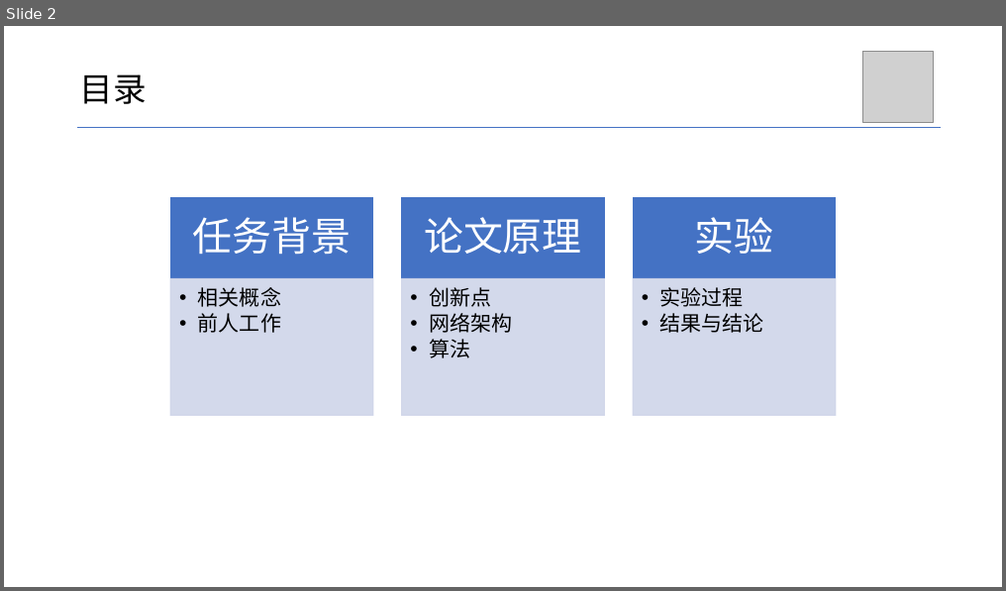
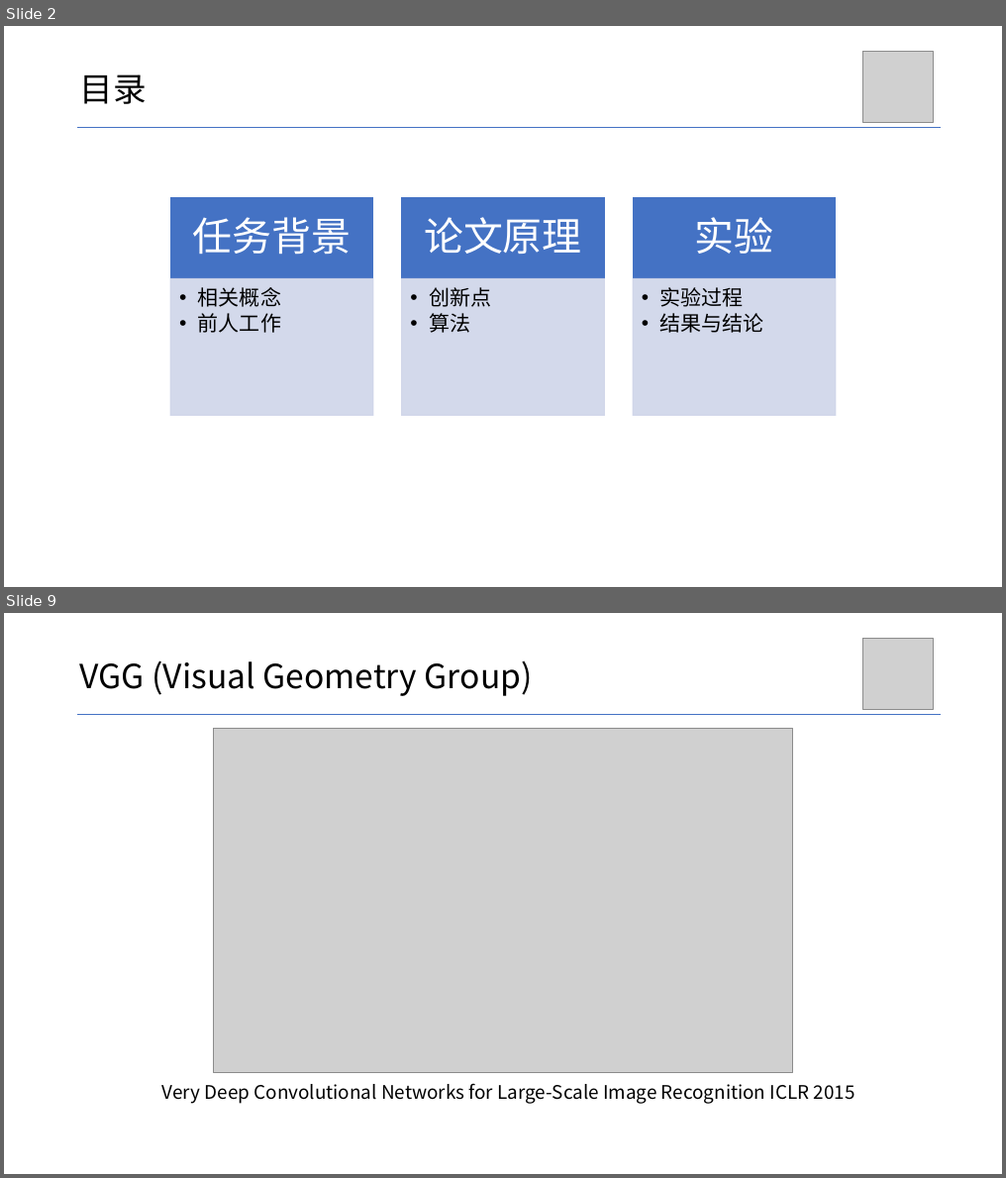
Before and after one commit to Grimm114514/cv-homework, a slide deck: 文献阅读/张宗桪-.pptx. Shown one above the other, each under a label of ours: slide 2 before the commit, slides 2 and 9 after it; the slides between them are not shown. The pictures are 1006x591 and 1006x1178 pixels, drawn with LibreOffice and Linux fonts; fonts in the diff are those of the drawing; grey boxes stand for pictures. Boxes give left, top, right and bottom in pixels: in the first picture for what was removed or moved away, otherwise in the second. Text is boxed around its words. In the diff, an @@ line names an element or a change of style, - is before the commit and + after.

```diff
--- a/文献阅读/张宗桪-.pptx
+++ b/文献阅读/张宗桪-.pptx
@@ slide 9 added at (4, 613, 1002, 1174), background #FFFFFF @@
@@ picture added at (862, 639, 934, 710) @@
@@ title added at (80, 661, 533, 696), 32 pt, text #000000 @@
+VGG (Visual Geometry Group)
@@ line added from (77, 714) to (941, 714), #4472C4 0.5 pt @@
@@ picture added at (214, 729, 792, 1073) @@
@@ text added at (162, 1083, 855, 1104), 18 pt, text #000000 @@
+Very Deep Convolutional Networks for Large-Scale Image Recognition ICLR 2015
@@ slide 2 changed as well @@
@@ text at (429, 313, 512, 333): paragraph removed @@
-  • 网络架构
```
Also in this commit, not shown: 1 other slide changed, 14 other slides added, 1 slide removed, 17 other files.
